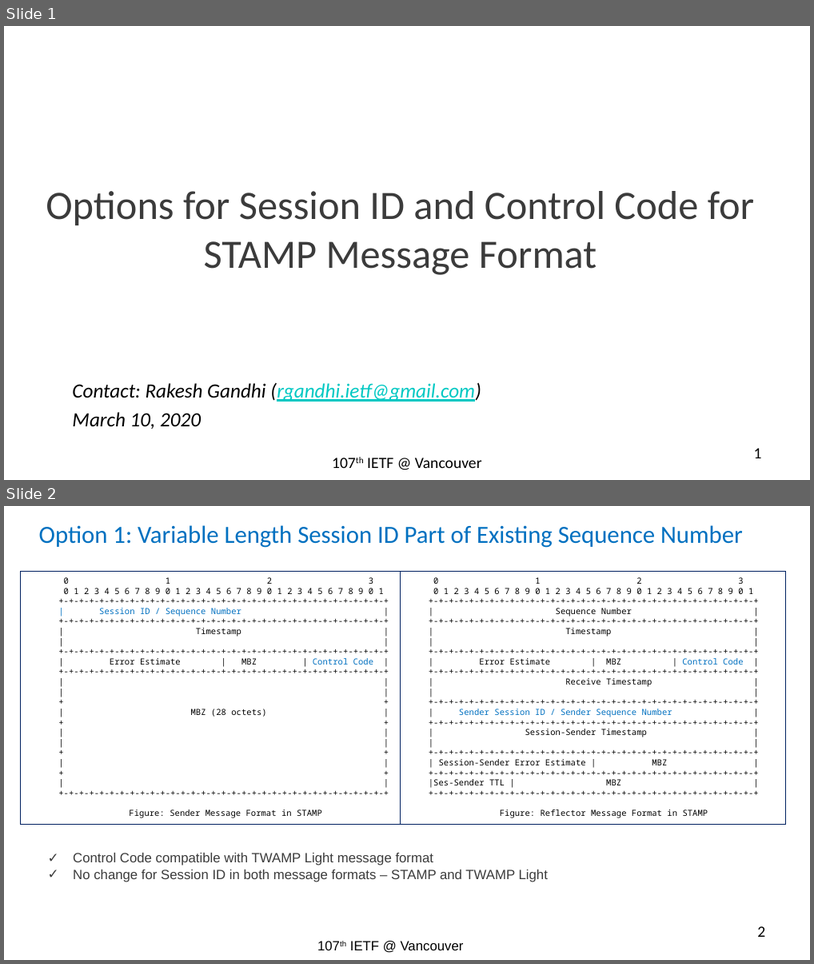
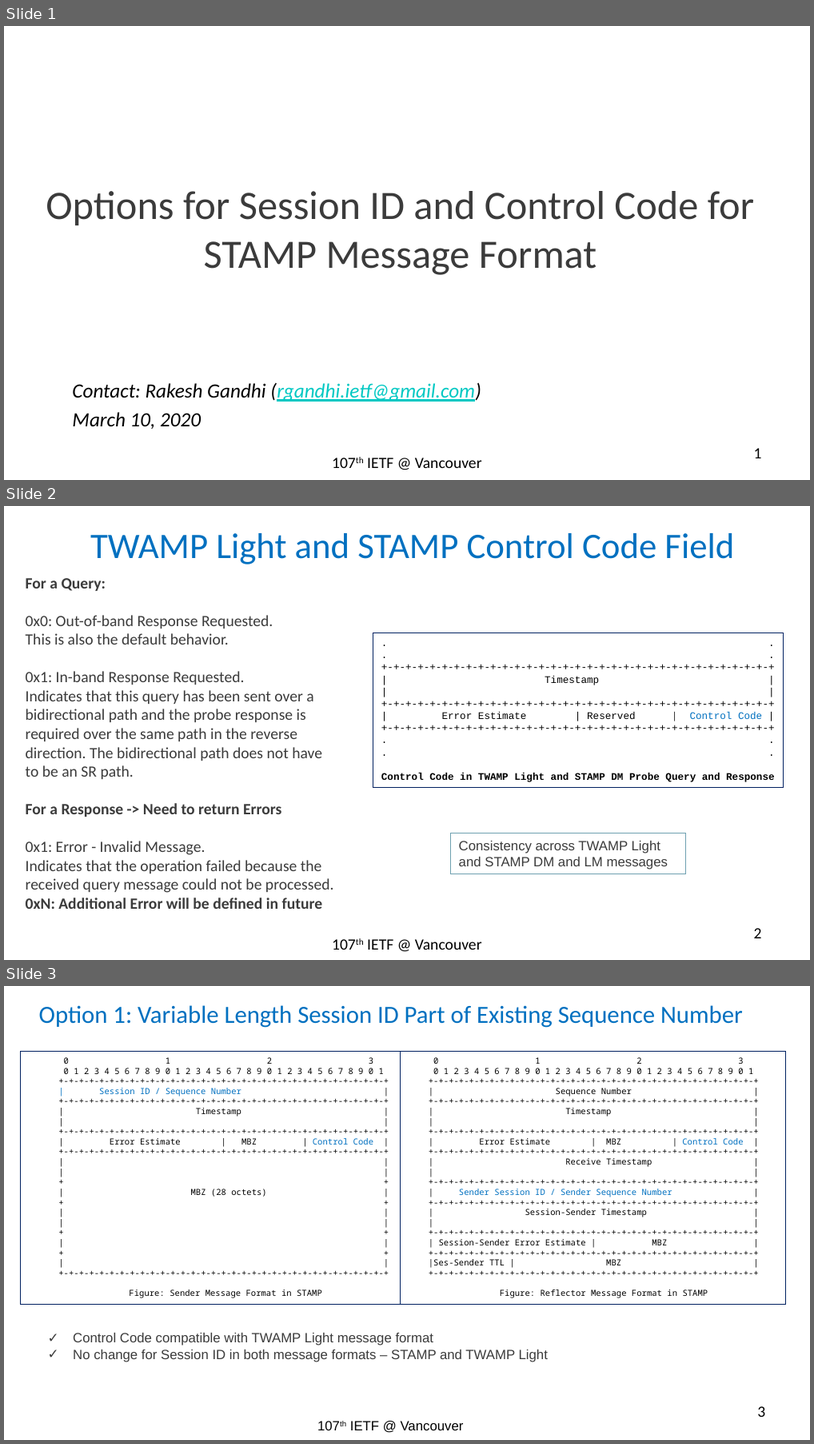
Before and after one commit to rakgandhi/ietf-public, a slide deck: stamp-session-id-rev1.pptx. Shown one above the other, each under a label of ours: slides 1 and 2 before the commit, slides 1, 2 and 3 after it. The pictures are 814x964 and 814x1444 pixels, drawn with LibreOffice and Linux fonts; fonts in the diff are those of the drawing. Boxes give left, top, right and bottom in pixels: in the first picture for what was removed or moved away, otherwise in the second. Text is boxed around its words. In the diff, an @@ line names an element or a change of style, - is before the commit and + after.

```diff
--- a/stamp-session-id-rev1.pptx
+++ b/stamp-session-id-rev1.pptx
@@ slide 2 added at box(4, 506, 810, 960), background #FFFFFF @@
@@ title added at box(90, 533, 734, 564), 32 pt, text #0070C0 @@
+TWAMP Light and STAMP Control Code Field
@@ text added at box(26, 578, 334, 908), 14 pt, text #3B3B3B @@
+For a Query:
+0x0: Out-of-band Response Requested.
+This is also the default behavior.
+0x1: In-band Response Requested.
+Indicates that this query has been sent over a bidirectional path and the probe response is required over the same path in the reverse direction. The bidirectional path does not have to be an SR path.
+For a Response -> Need to return Errors
+0x1: Error - Invalid Message.
+Indicates that the operation failed because the received query message could not be processed.
+0xN: Additional Error will be defined in future
@@ rectangle added at box(374, 632, 783, 788), outline #002060 0.75 pt, 9 pt, text #000000 @@
+. .
+. .
++-+-+-+-+-+-+-+-+-+-+-+-+-+-+-+-+-+-+-+-+-+-+-+-+-+-+-+-+-+-+-+-+
+| Timestamp |
+| |
++-+-+-+-+-+-+-+-+-+-+-+-+-+-+-+-+-+-+-+-+-+-+-+-+-+-+-+-+-+-+-+-+
+| Error Estimate | Reserved | Control Code |
++-+-+-+-+-+-+-+-+-+-+-+-+-+-+-+-+-+-+-+-+-+-+-+-+-+-+-+-+-+-+-+-+
+. .
+. .
+Control Code in TWAMP Light and STAMP DM Probe Query and Response
@@ rectangle added at box(450, 832, 686, 873), outline #6EA0B0 0.75 pt, 12 pt, text #3B3B3B @@
+Consistency across TWAMP Light and STAMP DM and LM messages
@@ page number added at box(754, 928, 762, 938), 14 pt, text #000000 @@
+2
@@ text added at box(367, 939, 482, 949), 14 pt, text #000000 @@
+107th IETF @ Vancouver
@@ what was slide 2 is now slide 3 @@
@@ page number at box(758, 1406, 766, 1416): text changed @@
-2
+3
```
Also in this commit, not shown: 1 slide changed, 1 other file.
